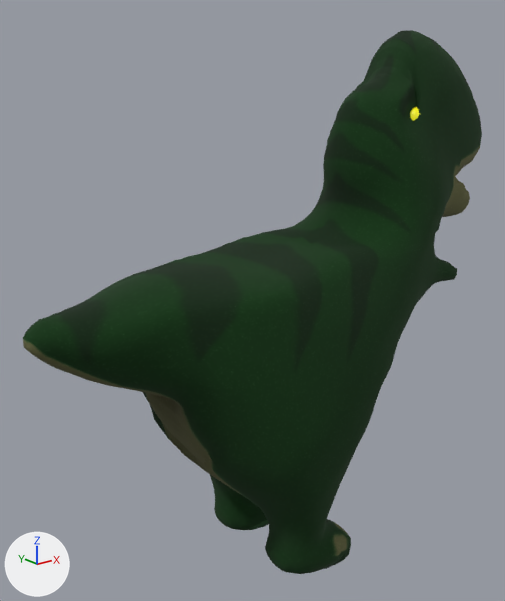
Renders of the glTF model assets/dimas.glb from each side of a commit.
One viewpoint serves both versions: a 50 mm camera at (-2.38, -2.57, 2.49) aimed at (-0.21, 0.15, 1.4). Arrows for +X, +Y and +Z are at lower left; the lights stay in place. Vertices at the same position are counted once.

Names of what the first picture shows: 'body.001'.
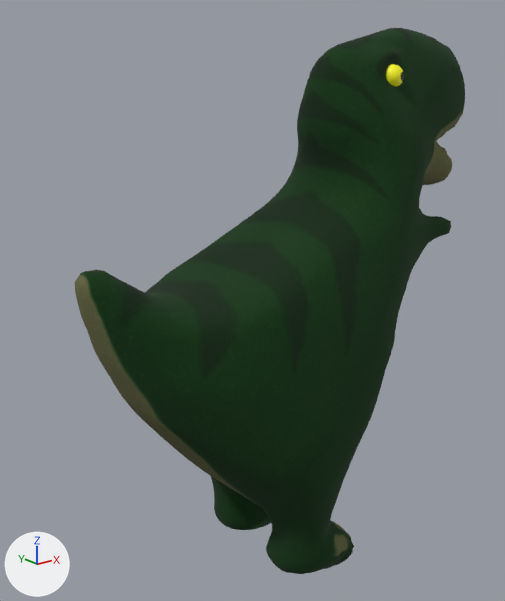
Boxes (x1, y1, x2, y2) around the edits, measured in the pictures (505 x 601 px; the box of a moved part takes in the faces that stretch with it):
'body.001', reshaped (15% narrower)
    before: (23, 30, 482, 574)
    after: (75, 28, 465, 574)
part 1 of me_sphere_001, moved or reshaped
    before: (410, 107, 421, 121)
    after: (386, 64, 404, 87)
part 2 of me_sphere_001, moved or reshaped
    before: (23, 30, 482, 566)
    after: (75, 28, 465, 566)

The edits, one by one:
me_sphere_001 is used by ob_body_001; location (0.0, 0.0, 0.0).
me_sphere_001 had 6848 vertices, 13684 faces and spanned x -1.47..1.4, y -0.56..0.56, z -0.02..2.74.
me_sphere_001 now has 6848 vertices, 13684 faces and spans x -1.23..1.21, y -0.55..0.55, z -0.01..2.75.
me_sphere_001 part 1: the loose piece of 482 vertices spanning x 0.54..0.66, y -0.24..-0.13, z 2.25..2.36 is moved by (-0.2, 0.0, 0.21).
me_sphere_001 part 2: 5419 of 6848 vertices moved; they spanned x -1.47..1.4, y -0.56..0.56, z -0.02..2.74 and now span x -1.23..1.21, y -0.55..0.55, z -0.01..2.75; mean shift (-0.05, 0.0, 0.08); largest move (-1.47, 0.01, 1.53) -> (-1.2, 0.01, 1.75).
